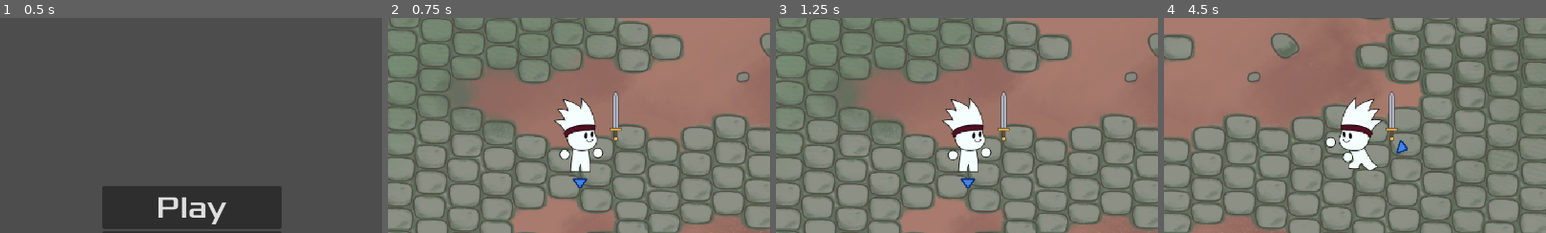
Above: before the commit, frames 1-4 (left to right).
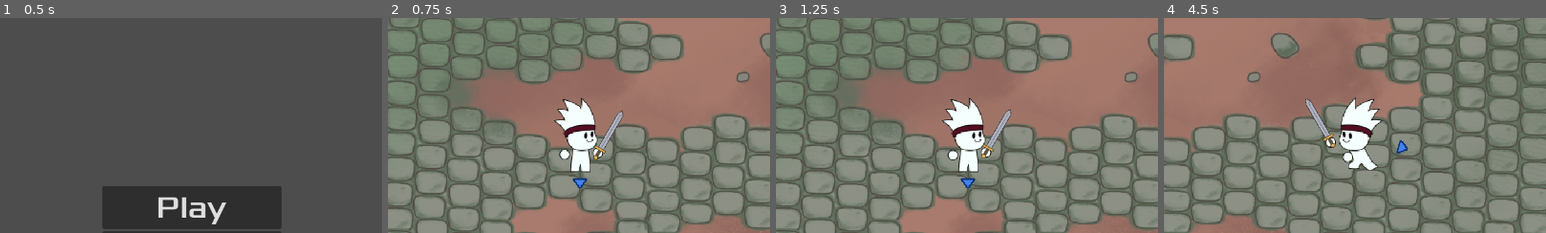
Above: after the commit, the same moments.

Repository: freddder/GMTK_Jam_2024
Game: Godot game, scene res://scenes/main_menu.tscn
Two runs of this game, one before a commit and one after it. Both use one fixed random seed, a clock stepped at 60 frames per second and the inputs below. The engine's default icon, where the game draws it, is replaced by a stand-in: a white triangle on a blue panel in a dark square.
Inputs (mouse positions are % of the whole screen's width and height, from its top left):
- Up to frame 1 (0.5 s): no input
- Up to frame 2 (0.75 s): click "Play" at 0.5 s
- Up to frame 3 (1.25 s): no input
- Up to frame 4 (4.5 s): move the mouse to (72, 45) at 1.27 s; hold D (move_right) 1.28-2.03 s; tap Space (heavy_attack) at 1.35, 3.6 s; move the mouse to (30, 55) at 2.02 s; hold S (move_down) 2.03-2.78 s; click (30, 55) at 2.1 s; move the mouse to (60, 28) at 2.77 s; hold D (move_right) 2.78-3.53 s; right-click (60, 28) at 2.85 s; move the mouse to (45, 70) at 3.52 s; hold W (move_up) 3.53-4.28 s; move the mouse to (80, 65) at 4.27 s; hold A (move_left) from 4.28 s (still down); click (80, 65) at 4.35 s
The pictures show only the part of the screen within x 25-75%, y 23-73%; the shares and areas given below are measured in that part.

Frame 1 is identical in both runs. In frame 2, 0.6% of the frame differs, in the area x 53-62%, y 33-67%; in frame 3, 0.6%; in frame 4, 0.8%, in the area x 37-62%, y 33-61%.

Commit message:
make sword follow idle and run animation, scale sword depending on attack radius

Diff:
--- a/scenes/player.tscn
+++ b/scenes/player.tscn
@@ -173,13 +173,17 @@
 collision_layer = 2
 collision_mask = 7
 script = ExtResource("1_r52mo")
+metadata/_edit_group_ = true
 
 [node name="AnimatedSprite2D" type="AnimatedSprite2D" parent="."]
 sprite_frames = SubResource("SpriteFrames_l4jrd")
 animation = &"run"
+frame_progress = 0.720797
+metadata/_edit_group_ = true
 
 [node name="SwordSocket" type="Node2D" parent="."]
-position = Vector2(50, 0)
+position = Vector2(35, 10)
+rotation = 0.523599
 script = ExtResource("4_irc1d")
 blade_tip = ExtResource("5_gqm2j")
 blade_core = ExtResource("6_m574l")
--- a/scripts/player.gd
+++ b/scripts/player.gd
@@ -511,3 +511,7 @@
 
 func is_alive() -> bool:
 	return health > 0.0
+
+
+func get_charging_attack_radius() -> float:
+	return active_attack_zone_data.radius if active_attack_zone_data else 0.0
--- a/scripts/sword_socket.gd
+++ b/scripts/sword_socket.gd
@@ -5,18 +5,43 @@
 @export var blade_core: Texture2D
 @export var hilt: Texture2D
 
+@onready var player := get_parent() as PlayerCharacter
+@onready var player_sprite: AnimatedSprite2D = player.find_child("AnimatedSprite2D")
+
+var idle_animation_offsets: Array[Vector2] = [
+	Vector2(25.0, 27.0),
+	Vector2(25.0, 25.0),
+	Vector2(25.0, 24.0),
+	Vector2(25.0, 25.0),
+]
+
+var run_animation_offsets: Array[Vector2] = [
+	Vector2(35.0, 10.0),
+	Vector2(35.0, 13.0),
+	Vector2(36.0, 14.0),
+	Vector2(36.0, 15.0),
+	Vector2(36.0, 14.0),
+	Vector2(36.0, 12.0),
+	Vector2(36.0, 10.0),
+	Vector2(36.0, 12.0),
+	Vector2(36.0, 14.0),
+	Vector2(36.0, 15.0),
+	Vector2(36.0, 13.0),
+]
+
 
 func _process(delta: float) -> void:
 	queue_redraw()
+
+	set_position(get_offset())
+	rotation = abs(rotation) * get_horizontal_flip()
 
 
 func _draw() -> void:
 	var rect := Rect2(-hilt.get_size() / 2.0, hilt.get_size())
 	draw_texture_rect(hilt, rect, false)
 
-	var scale := get_blade_scale()
-
-	rect.size = blade_core.get_size() * Vector2(1.0, scale)
+	rect.size = blade_core.get_size() + Vector2(0.0, get_blade_length())
 	rect.position.x = -rect.size.x / 2.0
 	rect.position.y -= rect.size.y
 
@@ -29,6 +54,21 @@
 	draw_texture_rect(blade_tip, rect, false)
 
 
-func get_blade_scale() -> float:
-	var player := get_parent() as PlayerCharacter
-	return pow(player.get_charge_power(), 1.8)
+func get_blade_length() -> float:
+	return maxf(blade_core.get_size().x,
+		player.get_charging_attack_radius() - position.length() - hilt.get_size().length() / 2.0)
+
+
+func get_horizontal_flip() -> float:
+	return -1.0 if player_sprite.flip_h else 1.0
+
+
+func get_offset() -> Vector2:
+	var return_value := Vector2.ZERO
+	if player_sprite.animation == "idle":
+		return_value = idle_animation_offsets[player_sprite.frame]
+	elif player_sprite.animation == "run":
+		return_value = run_animation_offsets[player_sprite.frame]
+
+	return_value.x *= get_horizontal_flip()
+	return return_value
